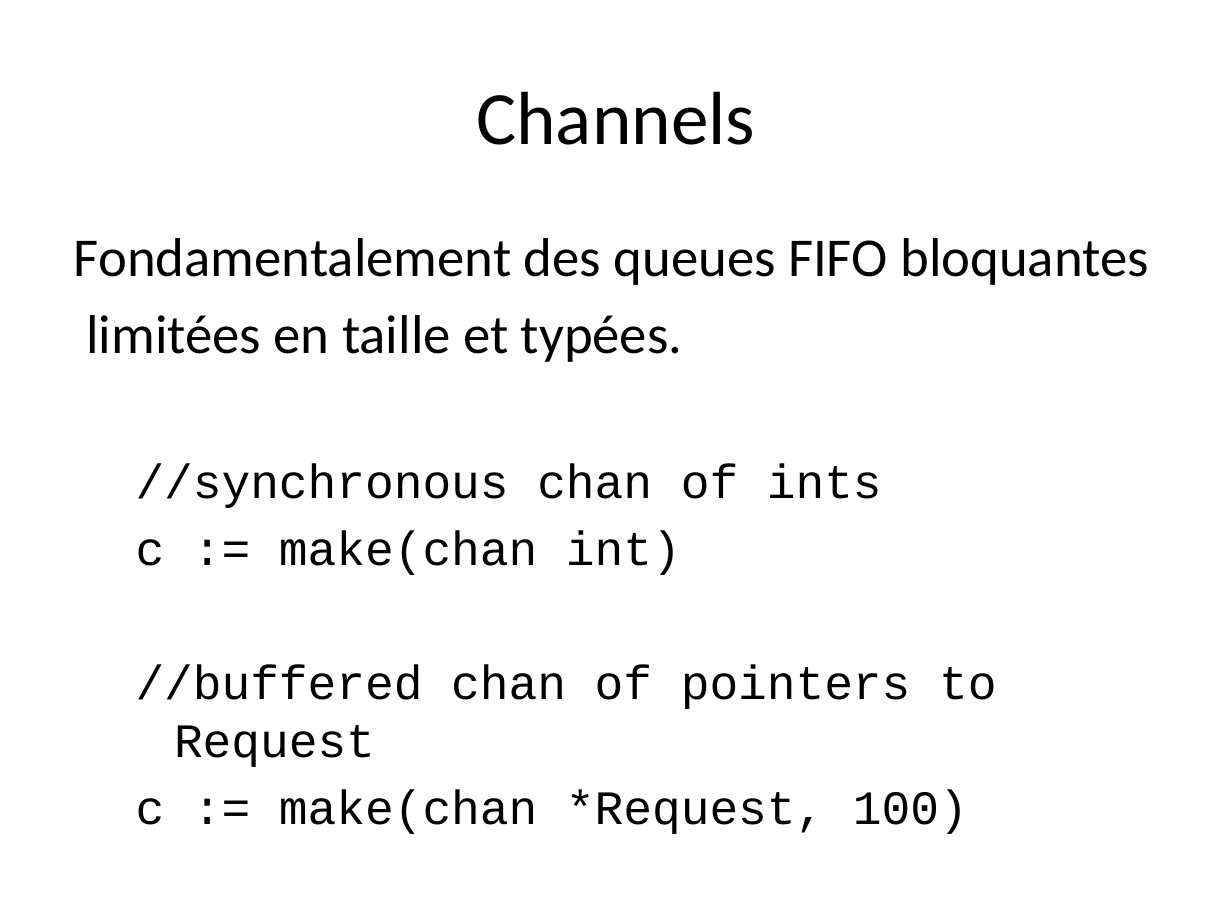
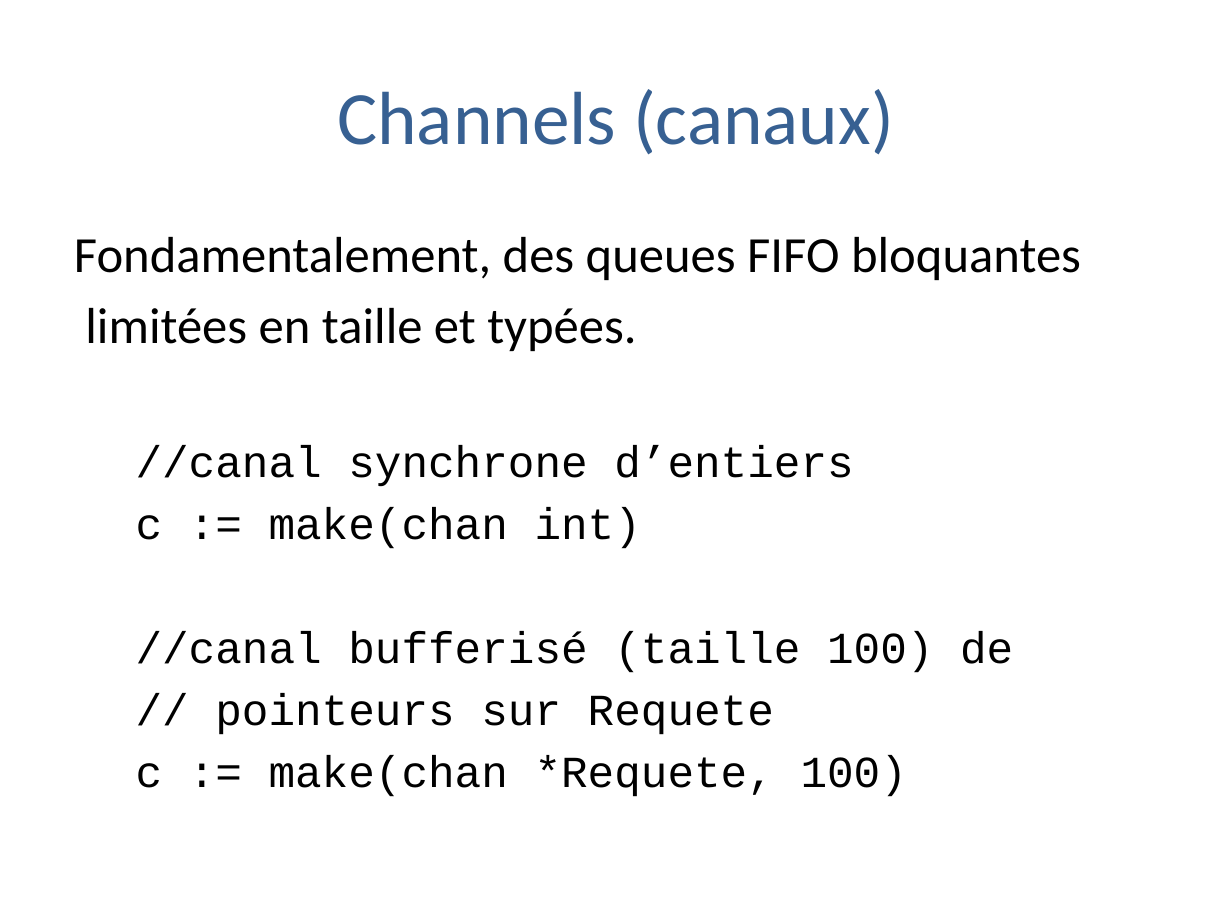
Before and after one commit to trash-anger/golang-france, a slide deck: slide 4 of Go-documentation/cours-general/Concurrence en go.pptx. Drawn at 1232x924 pixels with LibreOffice and Linux fonts; fonts in the diff are those of the drawing; background and template pictures are left out. Boxes give left, top, right and bottom in pixels: in the first picture for what was removed or moved away, otherwise in the second. Text is boxed around its words. In the diff, an @@ line names an element or a change of style, - is before the commit and + after.

```diff
--- a/Go-documentation/cours-general/Concurrence en go.pptx
+++ b/Go-documentation/cours-general/Concurrence en go.pptx
@@ title at bbox=[337, 89, 894, 155]: text changed; text colour #000000 to #376092 @@
-Channels
+Channels (canaux)
@@ text at bbox=[74, 237, 1081, 280]: text changed; size 32 to 29.6 pt @@
-Fondamentalement des queues FIFO bloquantes
+Fondamentalement, des queues FIFO bloquantes
@@ text at bbox=[85, 308, 641, 549]: size 32 to 29.6 pt in "limitées en taille et typées."; size 28 to 25.9 pt in "c := make(chan int)" @@
@@ text at bbox=[136, 446, 853, 487]: text changed; size 28 to 25.9 pt @@
-  //synchronous chan of ints
+  //canal synchrone d’entiers
@@ text at bbox=[136, 632, 1013, 797]: text changed; size 28 to 25.9 pt @@
-  //buffered chan of pointers to Request
-  c := make(chan *Request, 100)
+  //canal bufferisé (taille 100) de
+  // pointeurs sur Requete
+  c := make(chan *Requete, 100)
```
Also in this commit, not shown: 25 other slides changed, 2 other files.
